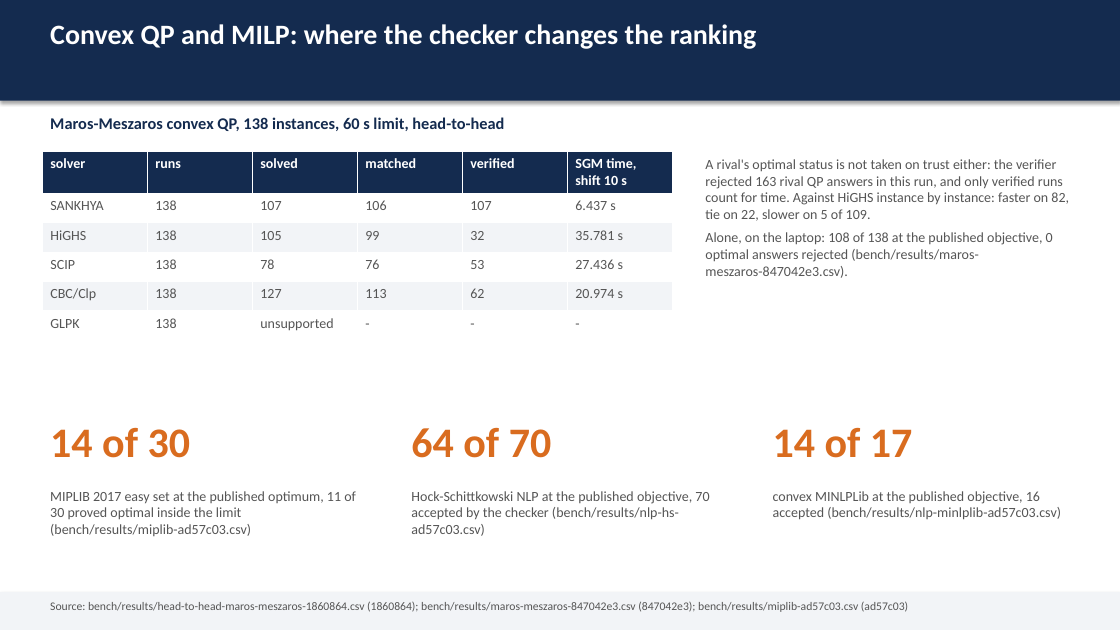
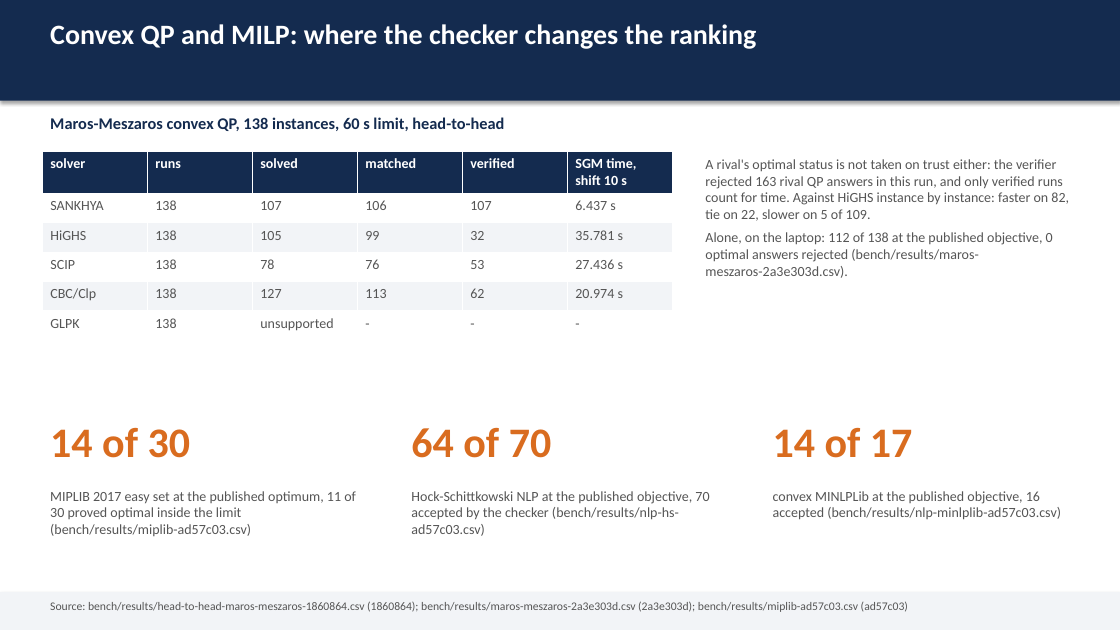
Before and after one commit to Bhumika-1432006/SANKHYA, a slide deck: slide 6 of docs/SANKHYA-deck.pptx. Drawn at 1120x630 pixels with LibreOffice and Linux fonts; fonts in the diff are those of the drawing. Boxes give left, top, right and bottom in pixels: in the first picture for what was removed or moved away, otherwise in the second. Text is boxed around its words. In the diff, an @@ line names an element or a change of style, - is before the commit and + after.

Commit message:
bench(qp): Maros-Meszaros on main at 2a3e303d, 112 matched and 124 verified of 138
All 138 instances at 60 s on the laptop, the binary built from main at 2a3e303d with
the new defaults of #1016 (bench/results/maros-meszaros-2a3e303d.csv): optimal on 114,
within 1e-6 of the reference on 112, verifier-accepted on 124, no optimal the verifier
rejects. Against the 847042e3 run (108 / 119 / 109): ubh1 is gained by the stall
hand-off now on by default; boyd2, cont-300 and cvxqp2l by a quieter machine (each at
the 60 s limit there, 69, 13 and 18 iterations here); nothing lost. Five instances end
at the limit: cvxqp1l, cvxqp3l, liswet7, qsierra, stadat1.

docs/BENCHMARKS.md and docs/REPORT.md regenerated by their scripts; the README's
Maros-Meszaros row and paragraph updated to this run, with the 26 that remain named by
class.

Refs #980, #981.

```diff
--- a/docs/SANKHYA-deck.pptx
+++ b/docs/SANKHYA-deck.pptx
@@ text at (x1=705, y1=232, x2=1053, y2=278): text changed @@
-Alone, on the laptop: 108 of 138 at the published objective, 0 optimal answers rejected (bench/results/maros-meszaros-847042e3.csv).
+Alone, on the laptop: 112 of 138 at the published objective, 0 optimal answers rejected (bench/results/maros-meszaros-2a3e303d.csv).
@@ text at (x1=50, y1=601, x2=908, y2=612): text changed @@
-Source: bench/results/head-to-head-maros-meszaros-1860864.csv (1860864); bench/results/maros-meszaros-847042e3.csv (847042e3); bench/results/miplib-ad57c03.csv (ad57c03)
+Source: bench/results/head-to-head-maros-meszaros-1860864.csv (1860864); bench/results/maros-meszaros-2a3e303d.csv (2a3e303d); bench/results/miplib-ad57c03.csv (ad57c03)
```
Also in this commit, not shown: 1 other slide changed, 5 other files.
